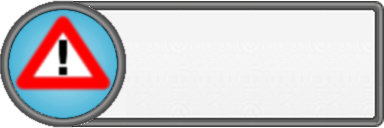
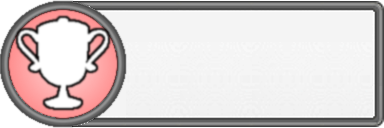
Layered file, before and after one edit (384x128). Changes by layer:
showed "Trophy" over [14, 14, 112, 112]
hid "!" over [57, 38, 69, 77]
hid "Error_sign" over [13, 13, 114, 93]
added layer "Circle_bg_ruby" above "Circle_bg_forest" over [8, 9, 118, 119]
hid "Circle_bg_ocean" over [8, 9, 118, 119]
